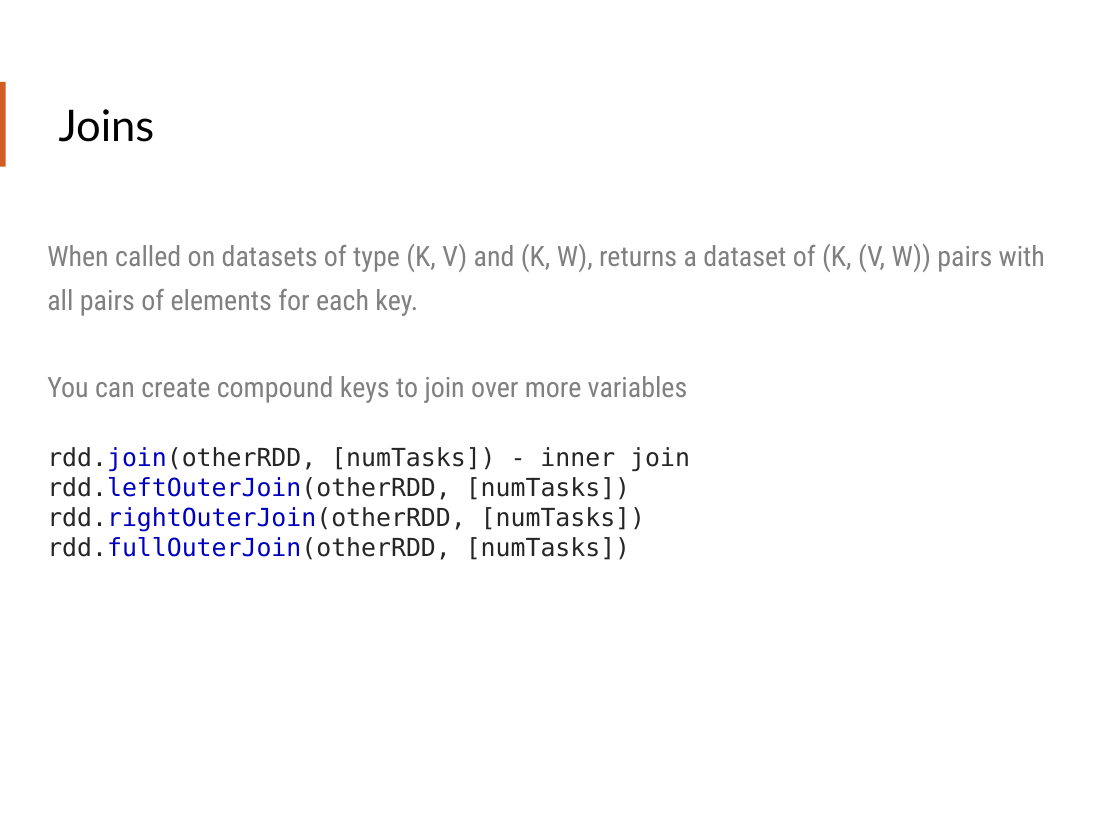
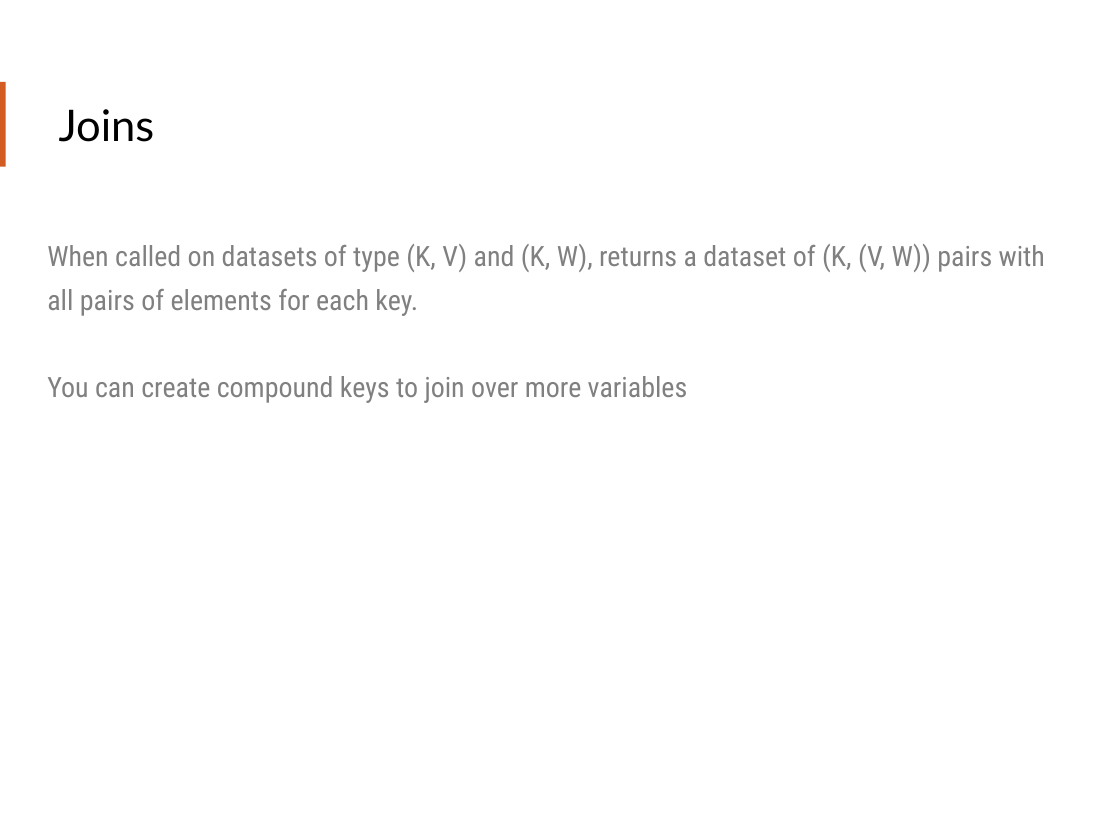
Before and after one commit to teamclairvoyant/intro-to-spark, a slide deck: slide 64 of Intro to Apache Spark Slides.pptx. Drawn at 1120x840 pixels with LibreOffice and Linux fonts; fonts in the diff are those of the drawing. Boxes give left, top, right and bottom in pixels: in the first picture for what was removed or moved away, otherwise in the second. Text is boxed around its words. In the diff, an @@ line names an element or a change of style, - is before the commit and + after.

```diff
--- a/Intro to Apache Spark Slides.pptx
+++ b/Intro to Apache Spark Slides.pptx
@@ text at <box>47,447,690,560</box>: paragraphs removed @@
-rdd.join(otherRDD, [numTasks]) - inner join
-rdd.leftOuterJoin(otherRDD, [numTasks])
-rdd.rightOuterJoin(otherRDD, [numTasks])
-rdd.fullOuterJoin(otherRDD, [numTasks])
```
Also in this commit, not shown: 37 other slides changed, 1 slide added, 4 other files.
